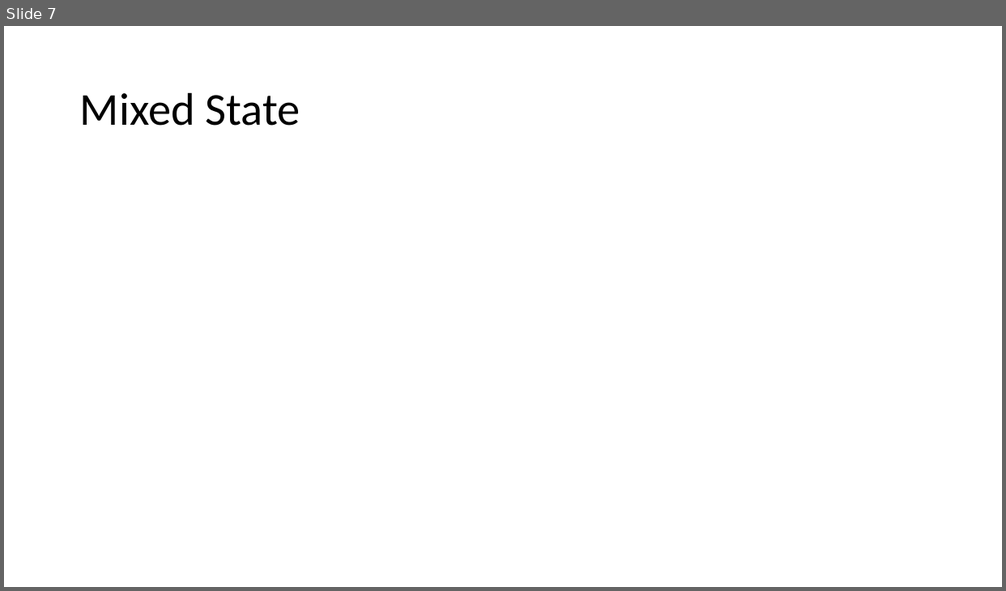
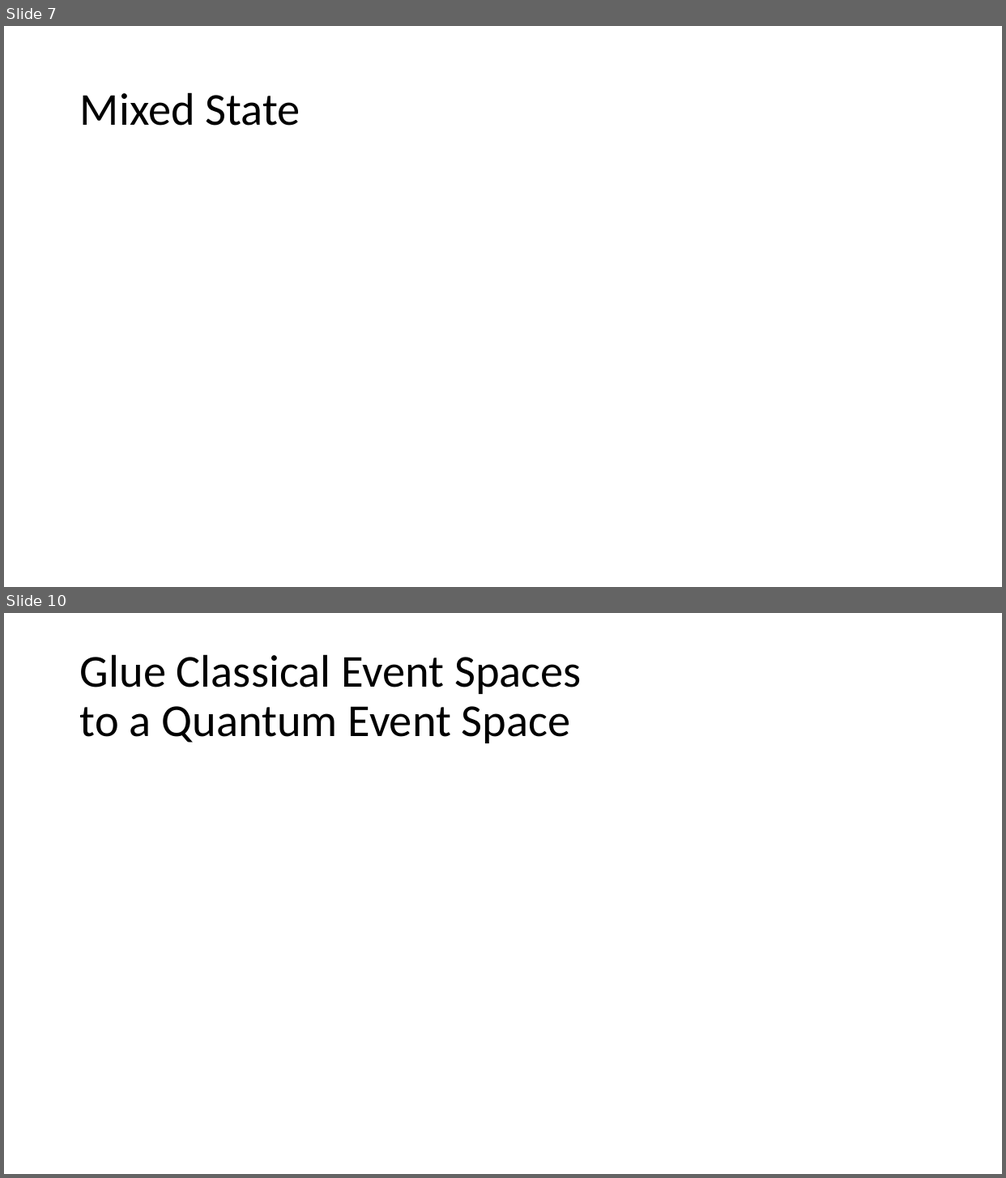
Before and after one commit to yuttai/Contextuality-and-Nonlocality-in-Discrete-Quantum-Theory, a slide deck: defense.pptx. Shown one above the other, each under a label of ours: slide 7 before the commit, slides 7 and 10 after it; the slides between them are not shown. The pictures are 1006x591 and 1006x1178 pixels, drawn with LibreOffice and Linux fonts; fonts in the diff are those of the drawing; grey boxes stand for pictures. Boxes give left, top, right and bottom in pixels: in the first picture for what was removed or moved away, otherwise in the second. Text is boxed around its words. In the diff, an @@ line names an element or a change of style, - is before the commit and + after.

Commit message:
dissertation.lyx "2.2.1 Classical and Quantum Probability Spaces" Added a TODO...

```diff
--- a/defense.pptx
+++ b/defense.pptx
@@ slide 10 added at [4, 613, 1002, 1174], background #FFFFFF @@
@@ title added at [80, 654, 582, 743], 44 pt, text #000000 @@
+Glue Classical Event Spaces
+to a Quantum Event Space
```
Also in this commit, not shown: 1 slide changed, 6 other slides added, 4 other files.
